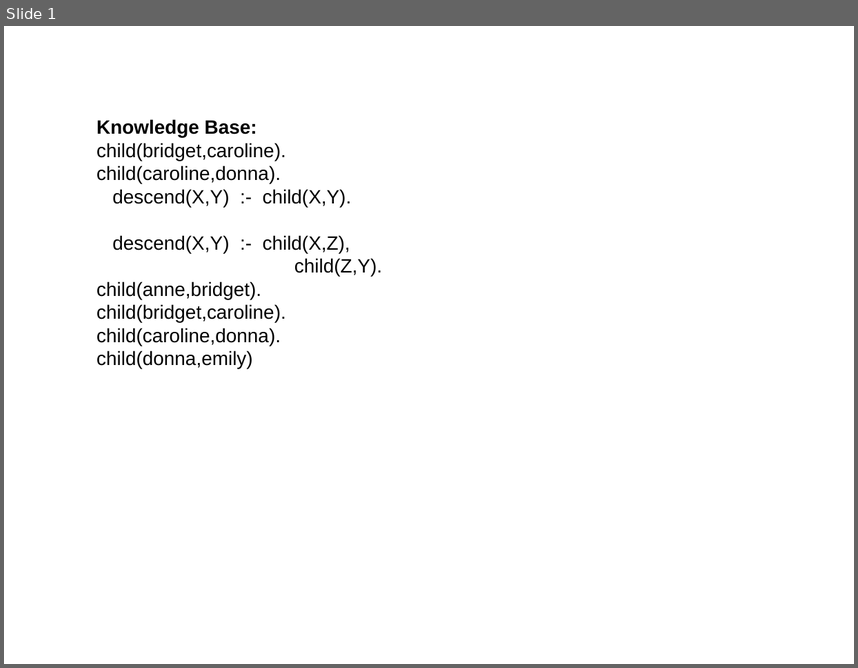
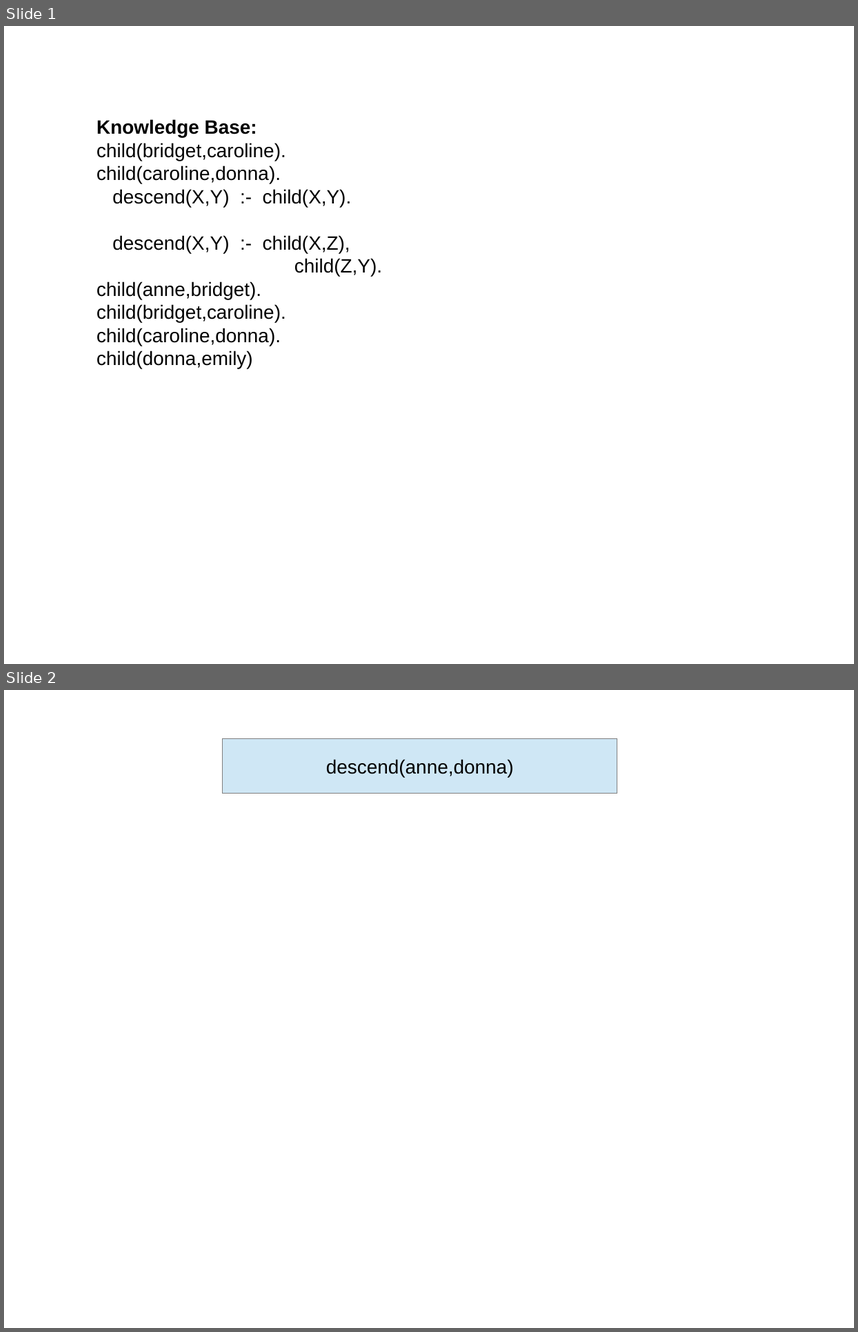
Before and after one commit to vamsi2018/prologCodes, a slide deck: recursionPrologPresentation.odp. Shown one above the other, each under a label of ours: slide 1 before the commit, slides 1 and 2 after it. The pictures are 858x668 and 858x1332 pixels, drawn with LibreOffice and Linux fonts; fonts in the diff are those of the drawing. Boxes give left, top, right and bottom in pixels: in the first picture for what was removed or moved away, otherwise in the second. Text is boxed around its words. In the diff, an @@ line names an element or a change of style, - is before the commit and + after.

```diff
--- a/recursionPrologPresentation.odp
+++ b/recursionPrologPresentation.odp
@@ slide 2 added at (4,690,854,1328), background #FFFFFF @@
@@ rectangle added at (222,738,617,793), fill #CFE7F5, outline #808080 0 pt, 18 pt, text #000000 @@
+descend(anne,donna)
```
Also in this commit, not shown: 11 other slides added.
